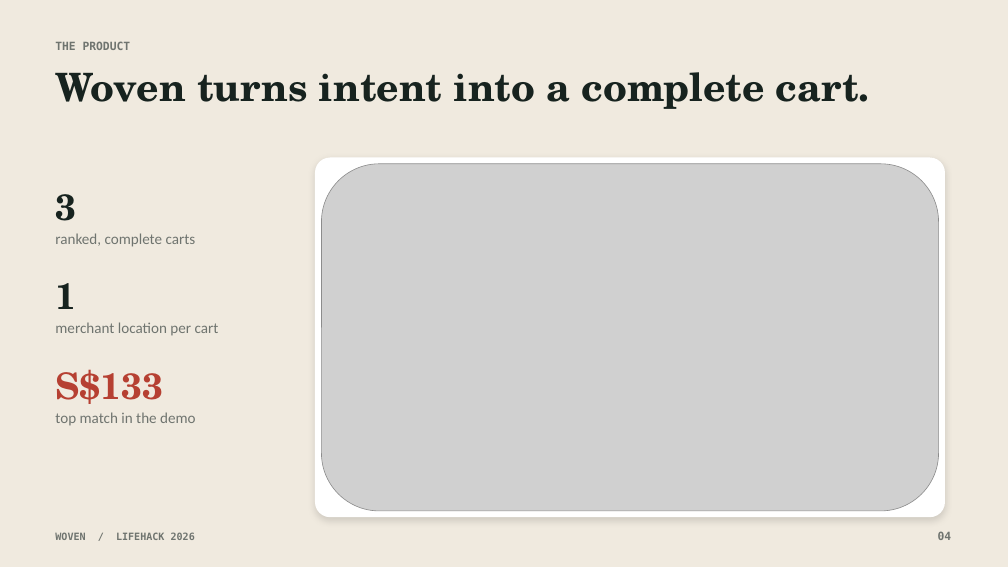
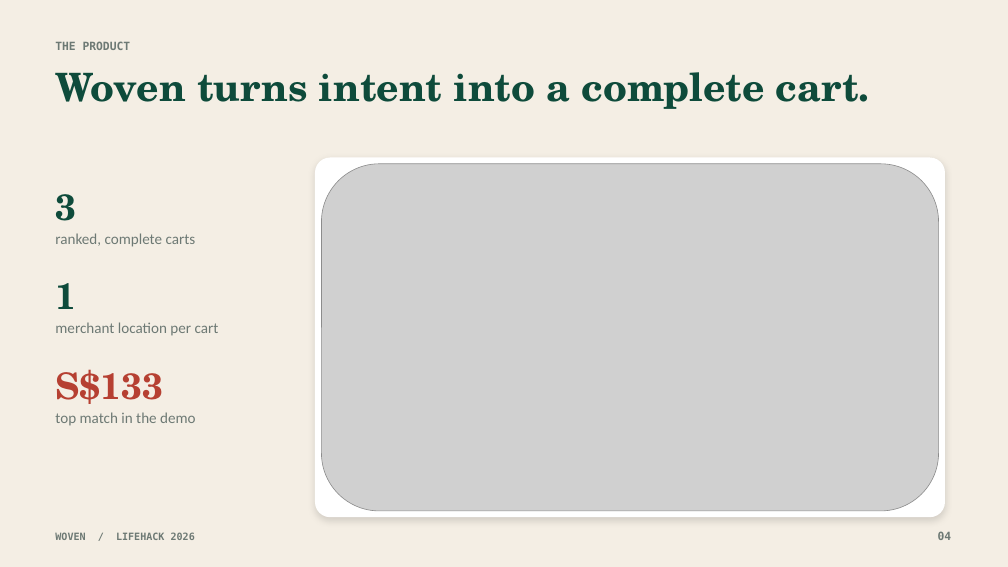
Before and after one commit to Ducksss/LifeHack-2026, a slide deck: slide 4 of docs/Woven-Hackathon-Pitch.pptx. Drawn at 1008x567 pixels with LibreOffice and Linux fonts; fonts in the diff are those of the drawing; grey boxes stand for pictures. Boxes give left, top, right and bottom in pixels: in the first picture for what was removed or moved away, otherwise in the second. Text is boxed around its words. In the diff, an @@ line names an element or a change of style, - is before the commit and + after.

Commit message:
docs(style): finalize Woven Flightpath brand assets
Summary:
- Embed the Flightpath mark in Devpost SVGs and refresh raster exports.
- Update the product gallery screenshots and hackathon pitch deck.

Rationale:
- Keep every public artifact portable and consistent with the product UI.
- Preserve readable layouts across browser, image, and slide formats.

Tests:
- npm run check
- xmllint, PPTX overflow test, and visual review of all nine slides

```diff
--- a/docs/Woven-Hackathon-Pitch.pptx
+++ b/docs/Woven-Hackathon-Pitch.pptx
@@ background #F0EADF to #F4EEE4 @@
@@ text colour #17231F to #0E4B3B in 3 elements at (x1=55, y1=72, x2=870, y2=109), (x1=55, y1=194, x2=76, y2=221), (x1=55, y1=283, x2=76, y2=309) @@
```
Also in this commit, not shown: 6 other slides changed, 13 other files.
